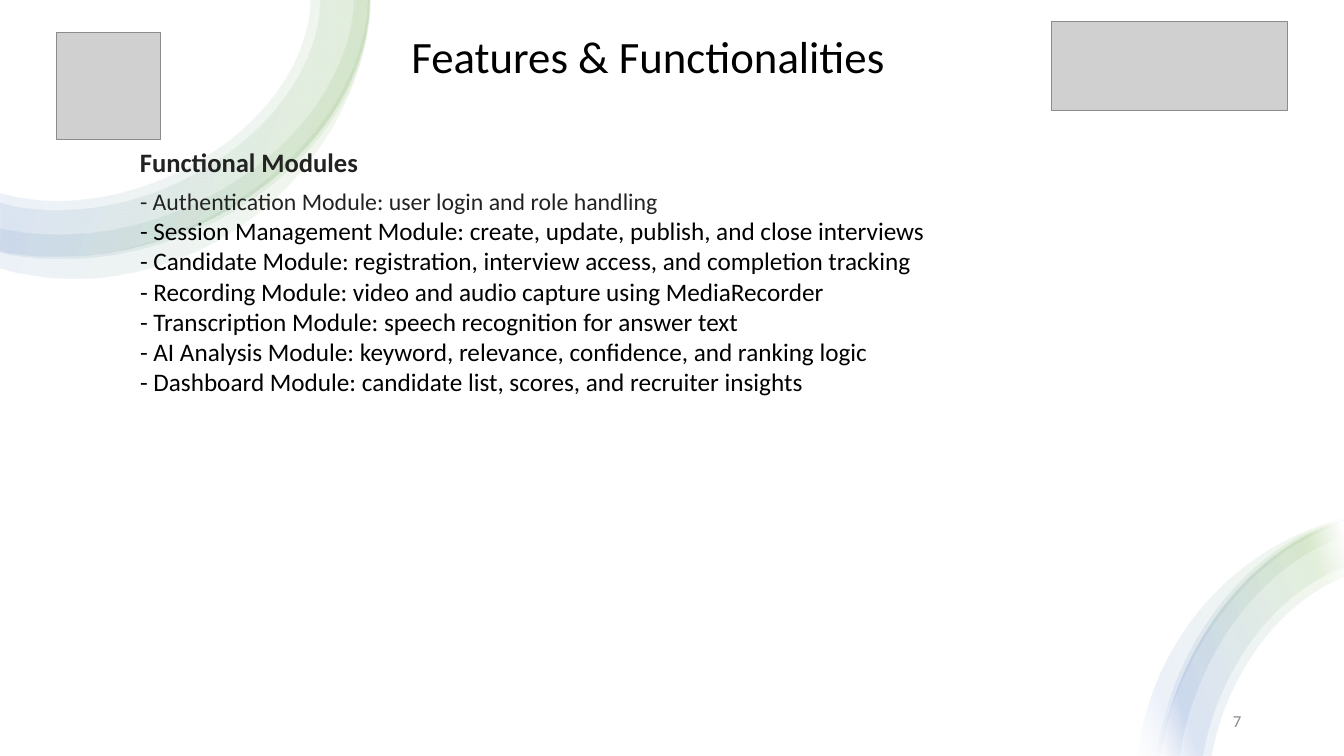
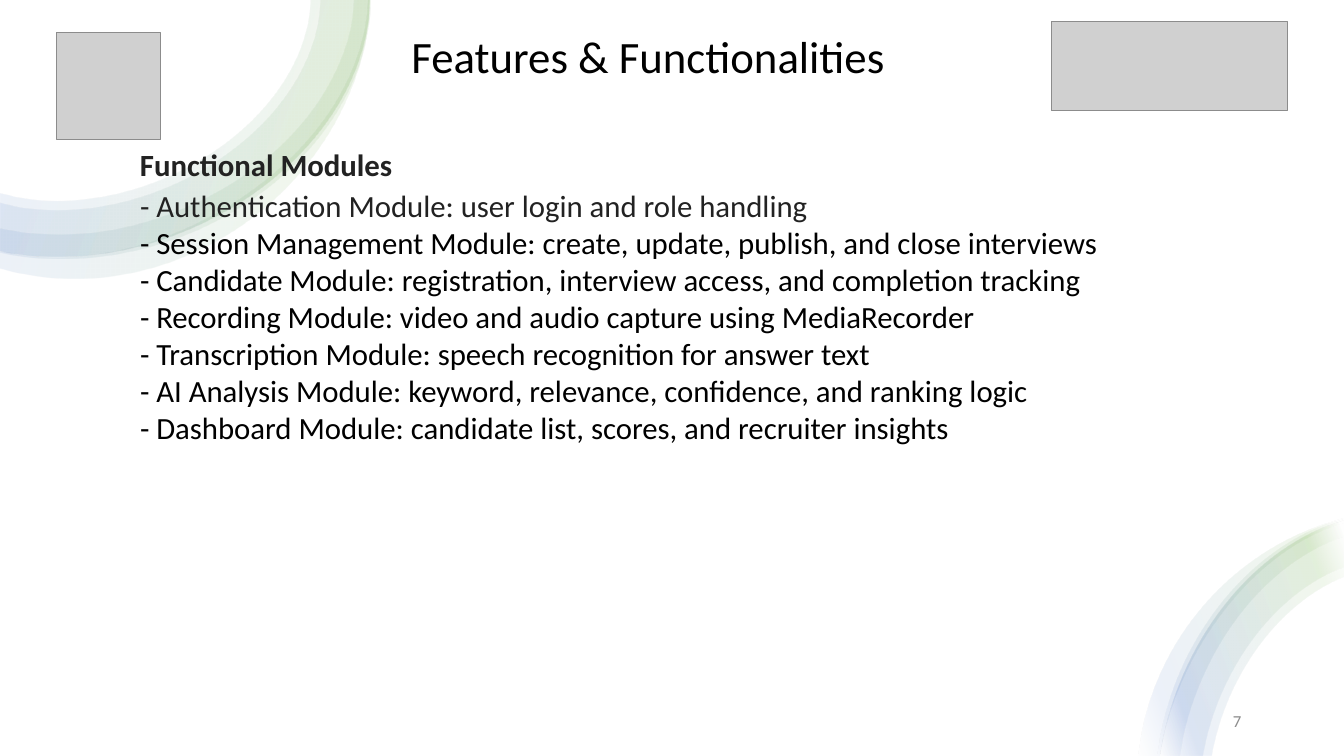
Before and after one commit to Shlokabhishek/Interview_Taker, a slide deck: slide 7 of AI_Viewers_Hackathon_Presentation_v2.pptx. Drawn at 1344x756 pixels with LibreOffice and Linux fonts; fonts in the diff are those of the drawing; grey boxes stand for pictures. Boxes give left, top, right and bottom in pixels: in the first picture for what was removed or moved away, otherwise in the second. Text is boxed around its words. In the diff, an @@ line names an element or a change of style, - is before the commit and + after.

```diff
--- a/AI_Viewers_Hackathon_Presentation_v2.pptx
+++ b/AI_Viewers_Hackathon_Presentation_v2.pptx
@@ text "Functional Modules" at bbox=[140, 151, 393, 177]: size 19 to 22 pt @@
@@ text "- Authentication Module: user login ..." at bbox=[156, 195, 1097, 445]: size 17 to 22 pt in "- Authentication Module: user login and role ..."; size 18 to 22 pt in "- Session Management Module: create, update, publish, ...", "- Candidate Module: registration, interview access, and ...", "- Recording Module: video and audio capture ...", "- Transcription Module: speech recognition for answer ..." and 2 more places @@
```
Also in this commit, not shown: 2 other slides changed, 3 other files.
